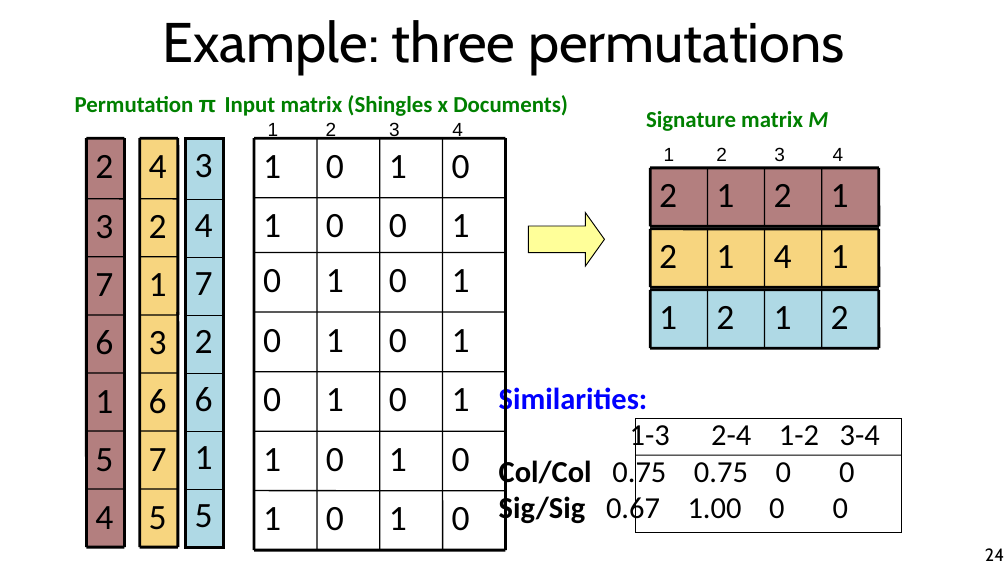
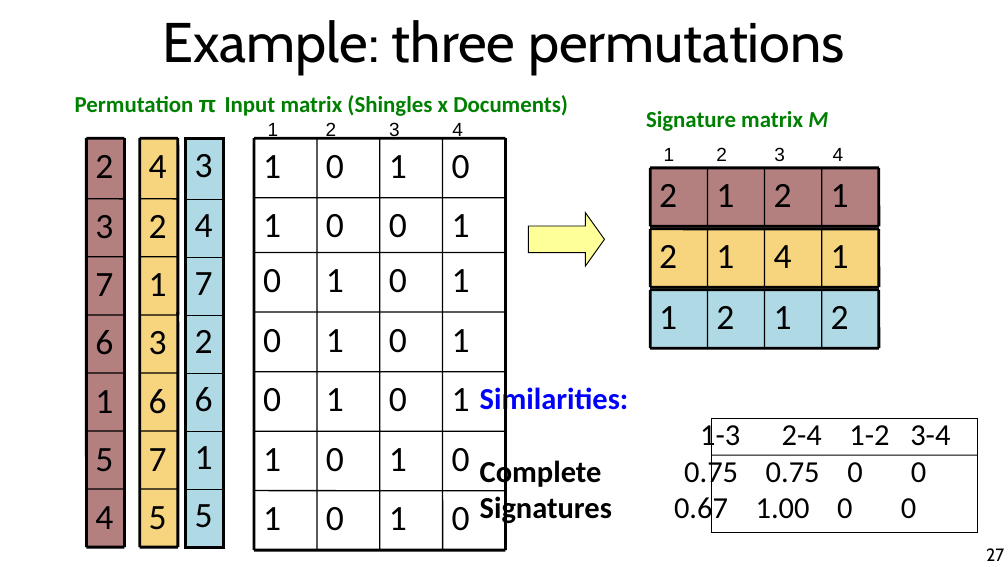
Before and after one commit to marco-calautti/data-mining-course, a slide deck: slide 27 of theory/tt04_fast_near_neighbor.odp (slide 24 before the commit). Drawn at 1008x567 pixels with LibreOffice and Linux fonts; fonts in the diff are those of the drawing. Boxes give left, top, right and bottom in pixels: in the first picture for what was removed or moved away, otherwise in the second. Text is boxed around its words. In the diff, an @@ line names an element or a change of style, - is before the commit and + after.

```diff
--- a/theory/tt04_fast_near_neighbor.odp
+++ b/theory/tt04_fast_near_neighbor.odp
@@ text "Similarities:": place and size @@
-text "Similarities:" at bbox=[499, 383, 880, 526]
+text "Similarities:" at bbox=[480, 383, 950, 526]
@@ rectangle: place and size @@
-rectangle at bbox=[636, 419, 902, 533]
+rectangle at bbox=[712, 419, 978, 533]
@@ text at bbox=[674, 456, 926, 526]: text changed @@
-Col/Col 0.75 0.75 0 0
-Sig/Sig 0.67 1.00 0 0
+Complete 0.75 0.75 0 0
+Signatures 0.67 1.00 0 0
@@ line moved from (636, 456) - (902, 456) to (712, 456) - (978, 456) @@
@@ page number at bbox=[986, 548, 1004, 561]: text changed @@
-24
+27
```
Also in this commit, not shown: 26 other slides changed, 6 slides added, 1 other file.
